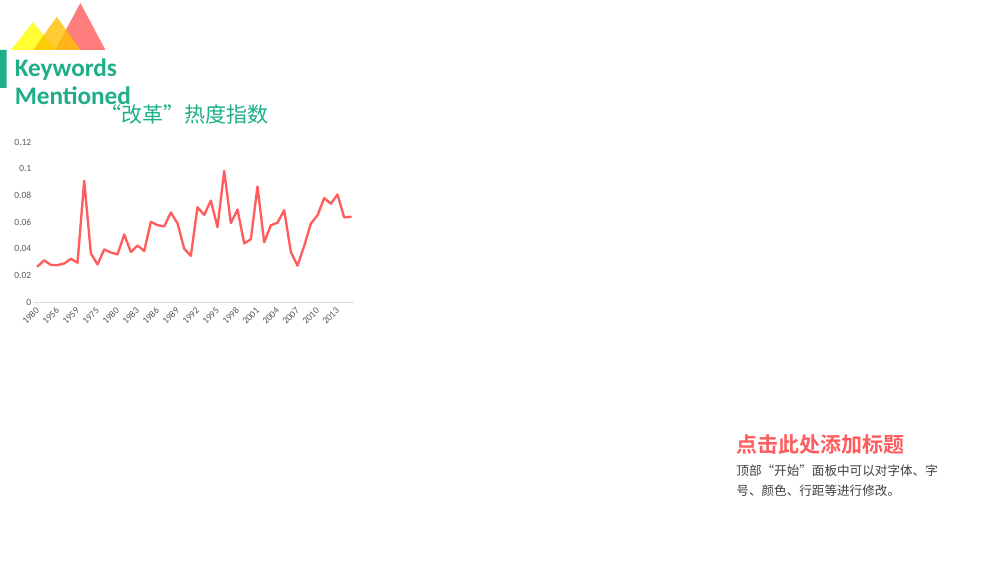
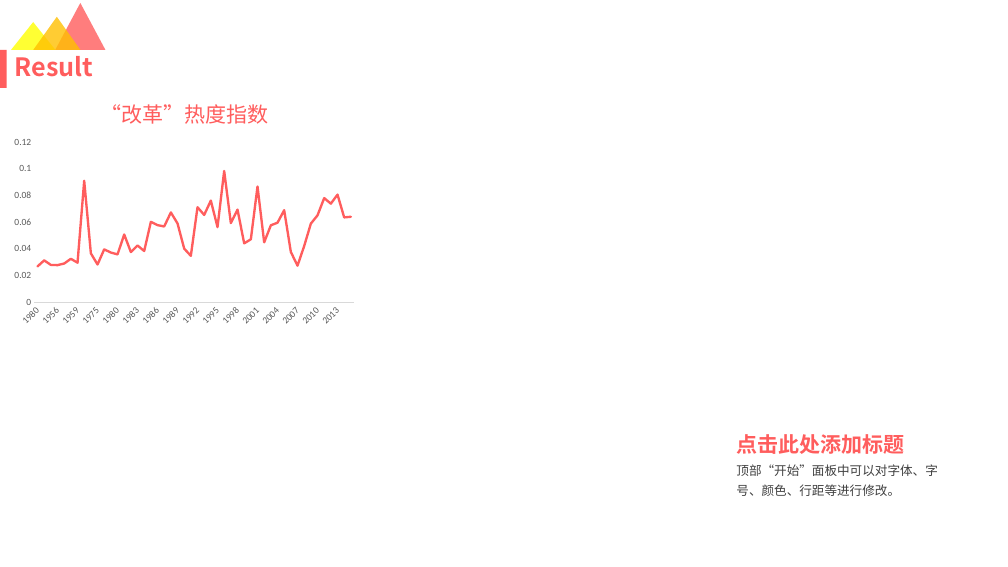
Before and after one commit to lucasxlu/CVLH, a slide deck: slide 17 of src/main/python/report_result/GovReport.pptx (slide 4 before the commit). Drawn at 1008x567 pixels with LibreOffice and Linux fonts; fonts in the diff are those of the drawing. Boxes give left, top, right and bottom in pixels: in the first picture for what was removed or moved away, otherwise in the second. Text is boxed around its words. In the diff, an @@ line names an element or a change of style, - is before the commit and + after.

```diff
--- a/src/main/python/report_result/GovReport.pptx
+++ b/src/main/python/report_result/GovReport.pptx
@@ rectangle at [0, 50, 7, 88]: fill #1EAE88 to #FF5D5D @@
@@ title at [15, 56, 94, 77]: text changed; font Calibri to Noto Sans CJK SC; text colour #1EAE88 to #FF5D5D @@
-Keywords Mentioned
+Result
@@ text "“改革”热度指数" at [100, 104, 268, 124]: text colour #1EAE88 to #FF5D5D @@
```
Also in this commit, not shown: 4 other slides changed, 13 slides added, 9 slides removed, 24 other files.
